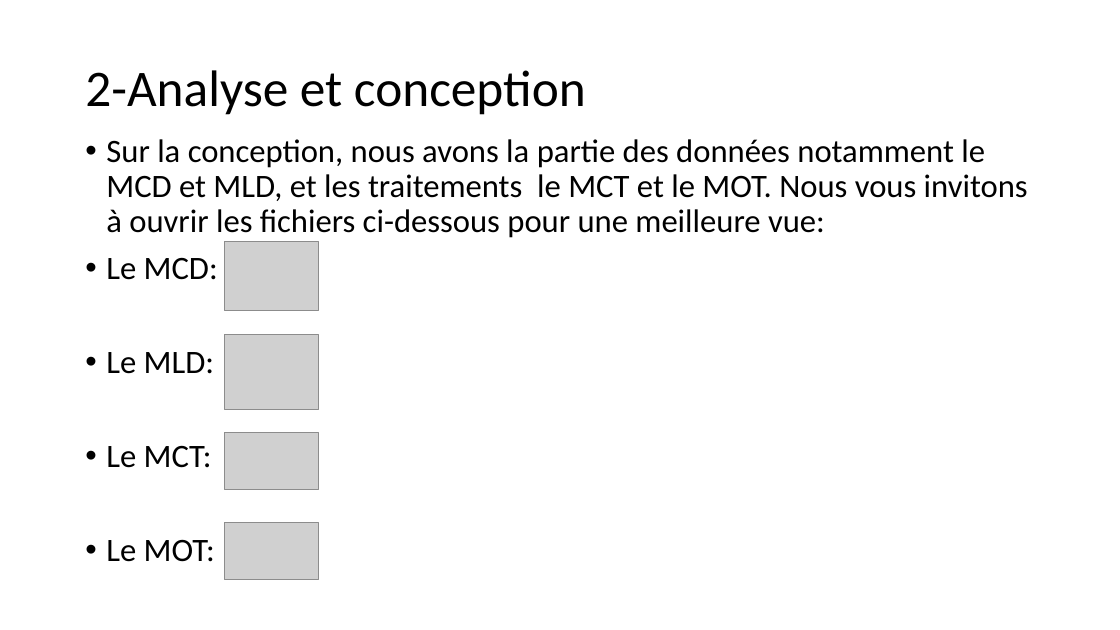
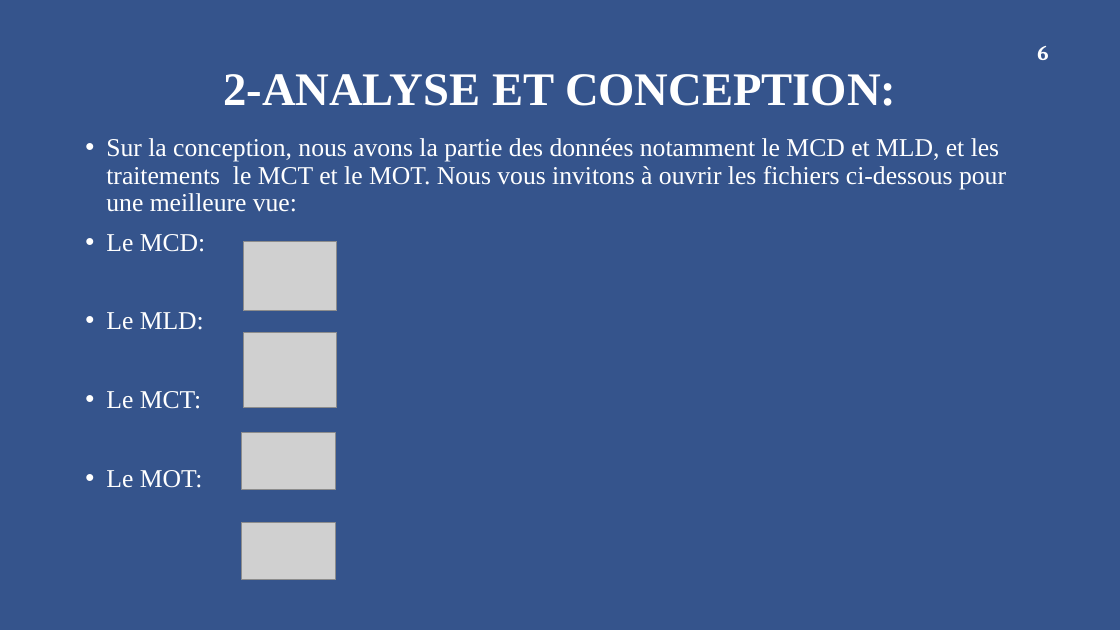
Before and after one commit to sowmangas/rendu-devoir, a slide deck: slide 6 of Documents/Presentation Application web de rendu de devoirs.pptx. Drawn at 1120x630 pixels with LibreOffice and Linux fonts; fonts in the diff are those of the drawing; grey boxes stand for pictures; background and template pictures are left out. Boxes give left, top, right and bottom in pixels: in the first picture for what was removed or moved away, otherwise in the second. Text is boxed around its words. In the diff, an @@ line names an element or a change of style, - is before the commit and + after.

```diff
--- a/Documents/Presentation Application web de rendu de devoirs.pptx
+++ b/Documents/Presentation Application web de rendu de devoirs.pptx
@@ background #FFFFFF to #36548C @@
@@ page number added at [1037, 46, 1048, 60], 18 pt, text #FFFFFF, bold @@
+6
@@ title at [223, 74, 896, 106]: text changed; size 44 to 40 pt; font Calibri to Times New Roman; text colour #000000 to #FFFFFF; bold on @@
-2-Analyse et conception
+2-ANALYSE ET CONCEPTION:
@@ text "Sur la conception, nous avons ..." at [106, 138, 1006, 488]: size 28 to 22 pt, font Calibri to Times New Roman, text colour #000000 to #FFFFFF @@
@@ 4 pictures: place and size @@
-4 pictures at [224, 241, 318, 580]
+4 pictures at [242, 241, 337, 580]
```
Also in this commit, not shown: 13 other slides changed, 3 other files.
